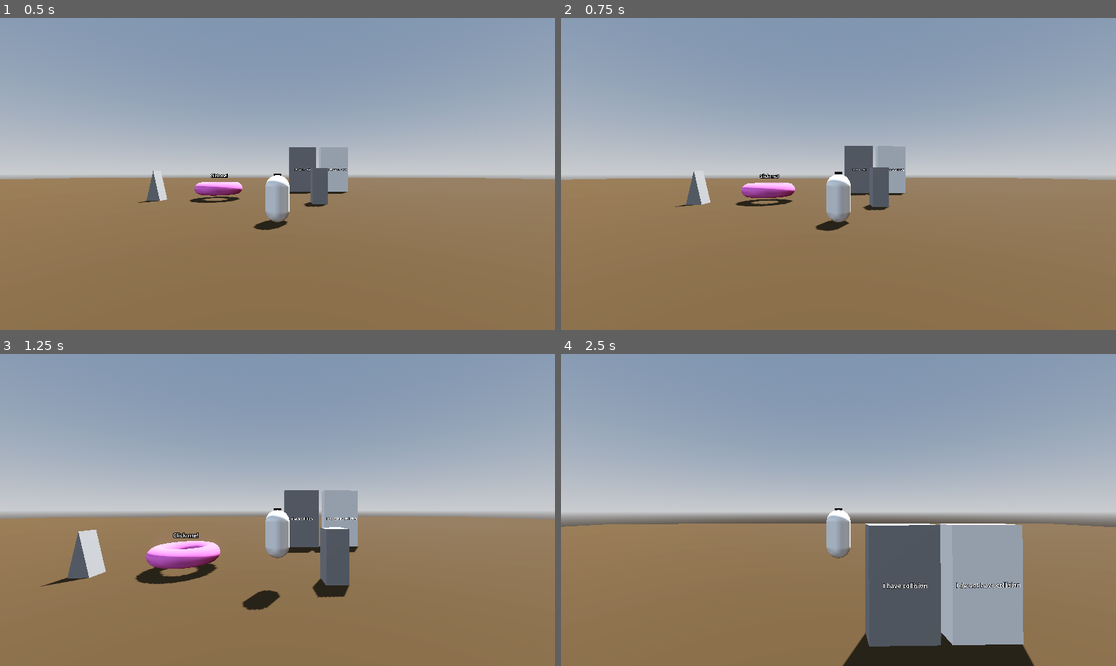
Above: before the commit, frames 1-4 (two rows, left to right).
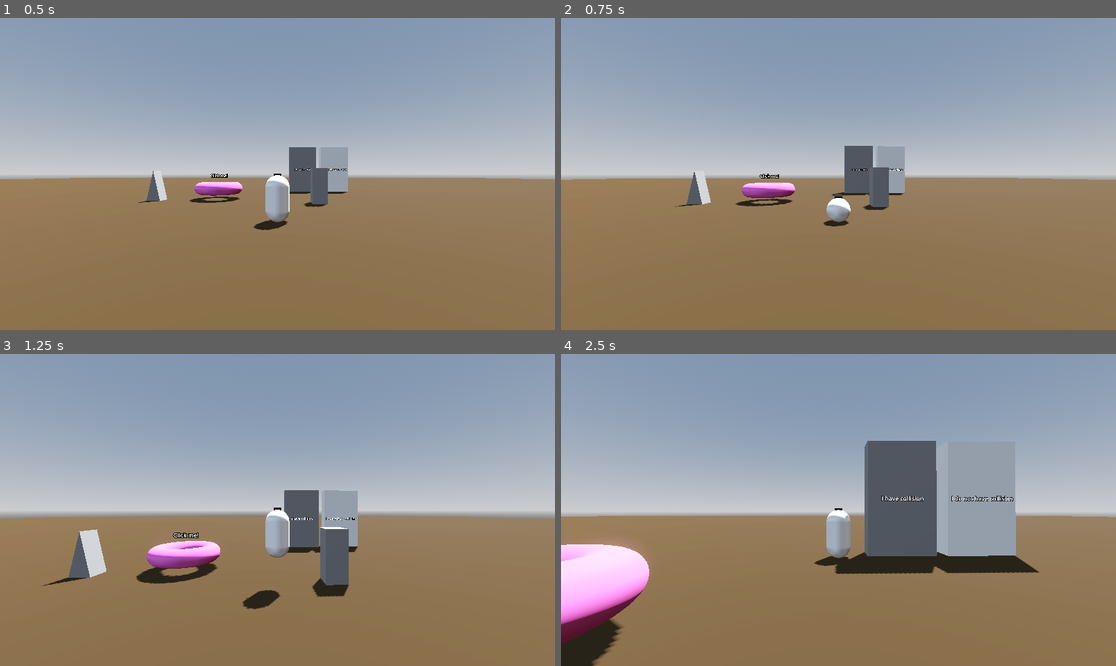
Above: after the commit, the same moments.

Repository: Gjosti/dev-sandbox
Game: Godot game, scene res://Levels/sandbox_level.tscn
Two runs of this game, one before a commit and one after it. Both use one fixed random seed, a clock stepped at 60 frames per second and the inputs below.
Inputs (mouse positions are in pixels of both pictures, inside the frame that each line leads up to):
- Up to frame 1 (0.5 s): no input
- Up to frame 2 (0.75 s): tap Enter at 0.5 s; move the mouse to (866, 174) at 0.52 s; hold W (move_forward) from 0.53 s (still down); hold Ctrl (crouch) from 0.53 s (still down); click (866, 174) at 0.67 s
- Up to frame 3 (1.25 s): keep holding W (move_forward); keep holding Ctrl (crouch); tap Space (jump) at 0.77, 0.8, 1.07 s
- Up to frame 4 (2.5 s): keep holding W (move_forward); move the mouse to (810, 510) at 1.27 s; release Ctrl (crouch) at 1.28 s; tap Space (jump) at 1.35, 1.52, 1.82, 2.3 s; tap Ctrl (crouch) at 1.55 s; move the mouse to (849, 503) at 2.02 s; press the mouse at (849, 503) at 2.03 s

Frame 1 is identical in both runs. In frame 2, 0.7% of the frame differs, in the area x 20-63%, y 40-69%; in frame 3, 0.4%; in frame 4, 23%, in the area x 0-100%, y 27-100%.

Commit message:
more crouch.

Diff:
--- a/Player/Player.tscn
+++ b/Player/Player.tscn
@@ -43,6 +43,5 @@
 
 [node name="Jump" parent="." node_paths=PackedStringArray("player") instance=ExtResource("5_8g4oa")]
 player = NodePath("..")
-extra_jumps = 99
 
 [editable path="RigPivot/Rig"]
--- a/Player/crouch.gd
+++ b/Player/crouch.gd
@@ -1,7 +1,10 @@
 extends Node3D
 
 @export var player: Player
-@export var crouch_pitch: float = -45.0 # Degrees to lean forward
+@export var crouch_mesh_scale: Vector3 = Vector3(1, 0.5, 1)
+@export var stand_mesh_scale: Vector3 = Vector3(1, 1, 1)
+@export var crouch_height: float = 1.0
+@export var stand_height: float = 2.0
 
 var is_crouching: bool = false
 
@@ -9,11 +12,16 @@
 	if event.is_action_pressed("crouch"):
 		if not is_crouching:
 			is_crouching = true
-			var pitch_rad = deg_to_rad(crouch_pitch)
-			player.player_mesh.rotation.x = pitch_rad
-			player.collision_shape_3d.rotation.x = pitch_rad
-	else:
+			player.player_mesh.scale = crouch_mesh_scale
+			var capsule := player.collision_shape_3d.shape as CapsuleShape3D
+			player.collision_shape_3d.position.y = 0.5
+			capsule.height = crouch_height
+			player.rig.travel("Crouch")
+	elif event.is_action_released("crouch"):
 		if is_crouching:
 			is_crouching = false
-			player.player_mesh.rotation.x = 0.0
-			player.collision_shape_3d.rotation.x = 0.0
+			player.player_mesh.scale = stand_mesh_scale
+			var capsule := player.collision_shape_3d.shape as CapsuleShape3D
+			capsule.height = stand_height
+			player.collision_shape_3d.position.y = 1
+			player.rig.travel("MoveSpace")
--- a/Player/rig.tscn
+++ b/Player/rig.tscn
@@ -73,26 +73,38 @@
 tracks/0/type = "value"
 tracks/0/imported = false
 tracks/0/enabled = true
-tracks/0/path = NodePath("MeshInstance3D:scale")
-tracks/0/interp = 1
-tracks/0/loop_wrap = true
-tracks/0/keys = {
-"times": PackedFloat32Array(0),
-"transitions": PackedFloat32Array(1),
-"update": 0,
-"values": [Vector3(1.25, 0.5, 1.25)]
+tracks/0/path = NodePath("MeshInstance3D:position")
+tracks/0/interp = 1
+tracks/0/loop_wrap = true
+tracks/0/keys = {
+"times": PackedFloat32Array(0),
+"transitions": PackedFloat32Array(1),
+"update": 0,
+"values": [Vector3(0, 0.5, 0)]
 }
 tracks/1/type = "value"
 tracks/1/imported = false
 tracks/1/enabled = true
-tracks/1/path = NodePath("MeshInstance3D:position")
-tracks/1/interp = 1
-tracks/1/loop_wrap = true
-tracks/1/keys = {
-"times": PackedFloat32Array(0),
-"transitions": PackedFloat32Array(1),
-"update": 0,
-"values": [Vector3(0, 0.5, 0)]
+tracks/1/path = NodePath("MeshInstance3D:mesh:height")
+tracks/1/interp = 1
+tracks/1/loop_wrap = true
+tracks/1/keys = {
+"times": PackedFloat32Array(0),
+"transitions": PackedFloat32Array(1),
+"update": 0,
+"values": [1.0]
+}
+tracks/2/type = "value"
+tracks/2/imported = false
+tracks/2/enabled = true
+tracks/2/path = NodePath("MeshInstance3D/MeshInstance3D:position")
+tracks/2/interp = 1
+tracks/2/loop_wrap = true
+tracks/2/keys = {
+"times": PackedFloat32Array(0),
+"transitions": PackedFloat32Array(1),
+"update": 0,
+"values": [Vector3(0, 0.44, -0.412)]
 }
 
 [sub_resource type="Animation" id="Animation_ydo8n"]
@@ -268,6 +280,30 @@
 "update": 0,
 "values": [Vector3(0, 0, 0)]
 }
+tracks/9/type = "value"
+tracks/9/imported = false
+tracks/9/enabled = true
+tracks/9/path = NodePath("MeshInstance3D:mesh:height")
+tracks/9/interp = 1
+tracks/9/loop_wrap = true
+tracks/9/keys = {
+"times": PackedFloat32Array(0),
+"transitions": PackedFloat32Array(1),
+"update": 0,
+"values": [2.0]
+}
+tracks/10/type = "value"
+tracks/10/imported = false
+tracks/10/enabled = true
+tracks/10/path = NodePath("MeshInstance3D/MeshInstance3D:position")
+tracks/10/interp = 1
+tracks/10/loop_wrap = true
+tracks/10/keys = {
+"times": PackedFloat32Array(0),
+"transitions": PackedFloat32Array(1),
+"update": 0,
+"values": [Vector3(0, 0.94, -0.412)]
+}
 
 [sub_resource type="Animation" id="Animation_ojd8b"]
 resource_name = "Run"
@@ -346,6 +382,9 @@
 [sub_resource type="AnimationNodeAnimation" id="AnimationNodeAnimation_wer68"]
 animation = &"Attack"
 
+[sub_resource type="AnimationNodeAnimation" id="AnimationNodeAnimation_vcvy3"]
+animation = &"Crouch"
+
 [sub_resource type="AnimationNodeAnimation" id="AnimationNodeAnimation_8s7l5"]
 animation = &"Dash"
 
@@ -389,17 +428,23 @@
 [sub_resource type="AnimationNodeStateMachineTransition" id="AnimationNodeStateMachineTransition_sy1xi"]
 xfade_time = 0.1
 
+[sub_resource type="AnimationNodeStateMachineTransition" id="AnimationNodeStateMachineTransition_80s3x"]
+
+[sub_resource type="AnimationNodeStateMachineTransition" id="AnimationNodeStateMachineTransition_r5mnt"]
+
 [sub_resource type="AnimationNodeStateMachine" id="AnimationNodeStateMachine_ydo8n"]
 states/Attack/node = SubResource("AnimationNodeAnimation_wer68")
-states/Attack/position = Vector2(482, 197)
+states/Attack/position = Vector2(370, 197)
+states/Crouch/node = SubResource("AnimationNodeAnimation_vcvy3")
+states/Crouch/position = Vector2(625, 197)
 states/Dash/node = SubResource("AnimationNodeAnimation_8s7l5")
 states/Dash/position = Vector2(370, 8)
 states/Jump/node = SubResource("AnimationNodeAnimation_32kt2")
 states/Jump/position = Vector2(611, 8)
 states/MoveSpace/node = SubResource("AnimationNodeBlendSpace1D_32kt2")
 states/MoveSpace/position = Vector2(482, 100)
-transitions = ["Start", "MoveSpace", SubResource("AnimationN …(545 unchanged characters)… mationNodeStateMachineTransition_sy1xi")]
-graph_offset = Vector2(-60, -121)
+transitions = ["Start", "MoveSpace", SubResource("AnimationN …(545 unchanged characters)… mationNodeStateMachineTransition_sy1xi"), "MoveSpace", "Crouch", SubResource("AnimationNodeStateMachineTransition_80s3x"), "Crouch", "MoveSpace", SubResource("AnimationNodeStateMachineTransition_r5mnt")]
+graph_offset = Vector2(65, -34)
 
 [node name="Rig" type="Node3D"]
 script = ExtResource("1_wer68")
@@ -416,7 +461,7 @@
 skeleton = NodePath("")
 
 [node name="MeshInstance3D" type="MeshInstance3D" parent="CharacterRig/MeshInstance3D"]
-transform = Transform3D(0.69, 0, 0, 0, 0.27, 0, 0, 0, 0.445, 0, 0.94015825, -0.41239765)
+transform = Transform3D(0.69, 0, 0, 0, 0.27, 0, 0, 0, 0.445, 0, 0.94, -0.412)
 material_override = SubResource("StandardMaterial3D_awthv")
 mesh = SubResource("BoxMesh_32kt2")
 surface_material_override/0 = SubResource("StandardMaterial3D_8s7l5")
Not shown: 1 places in Player/rig.tscn that only renumber resources
